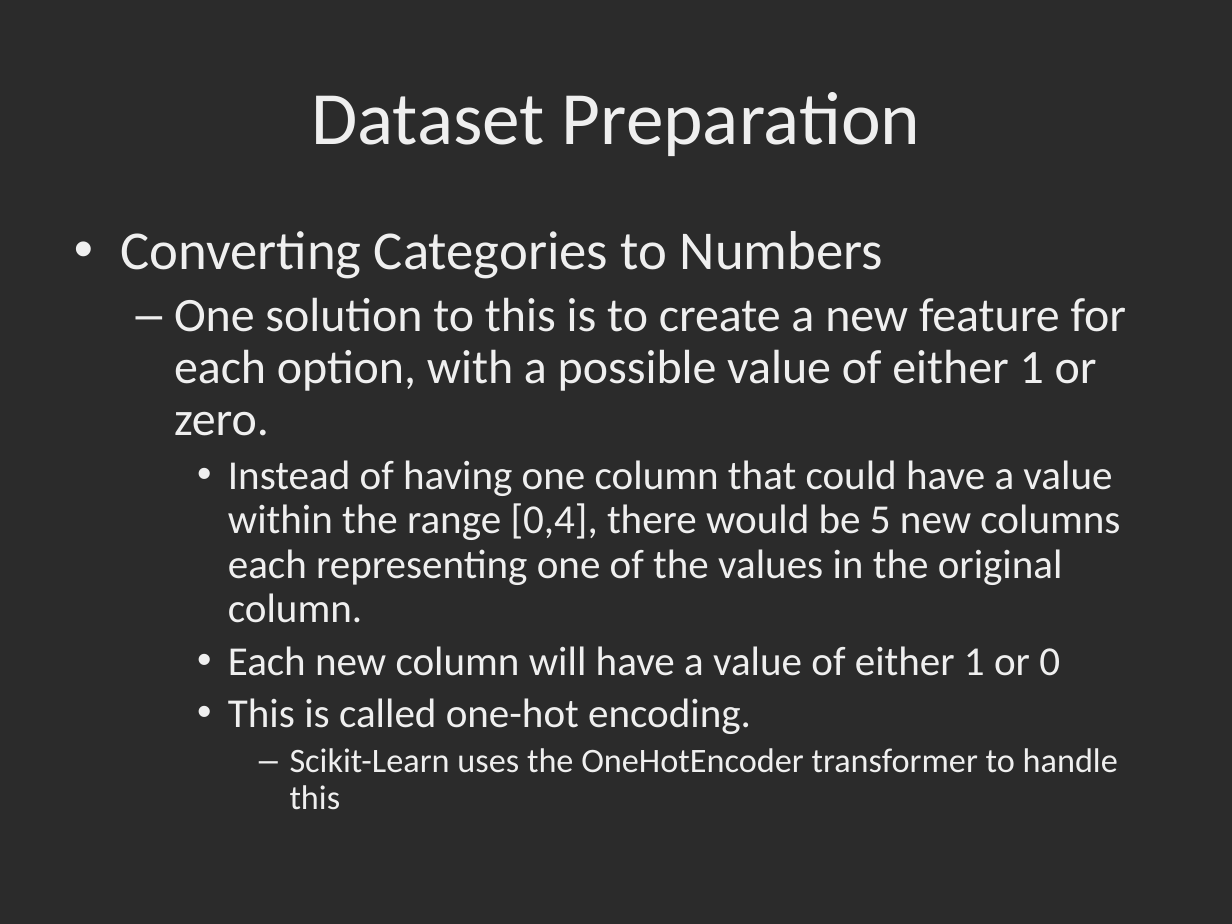
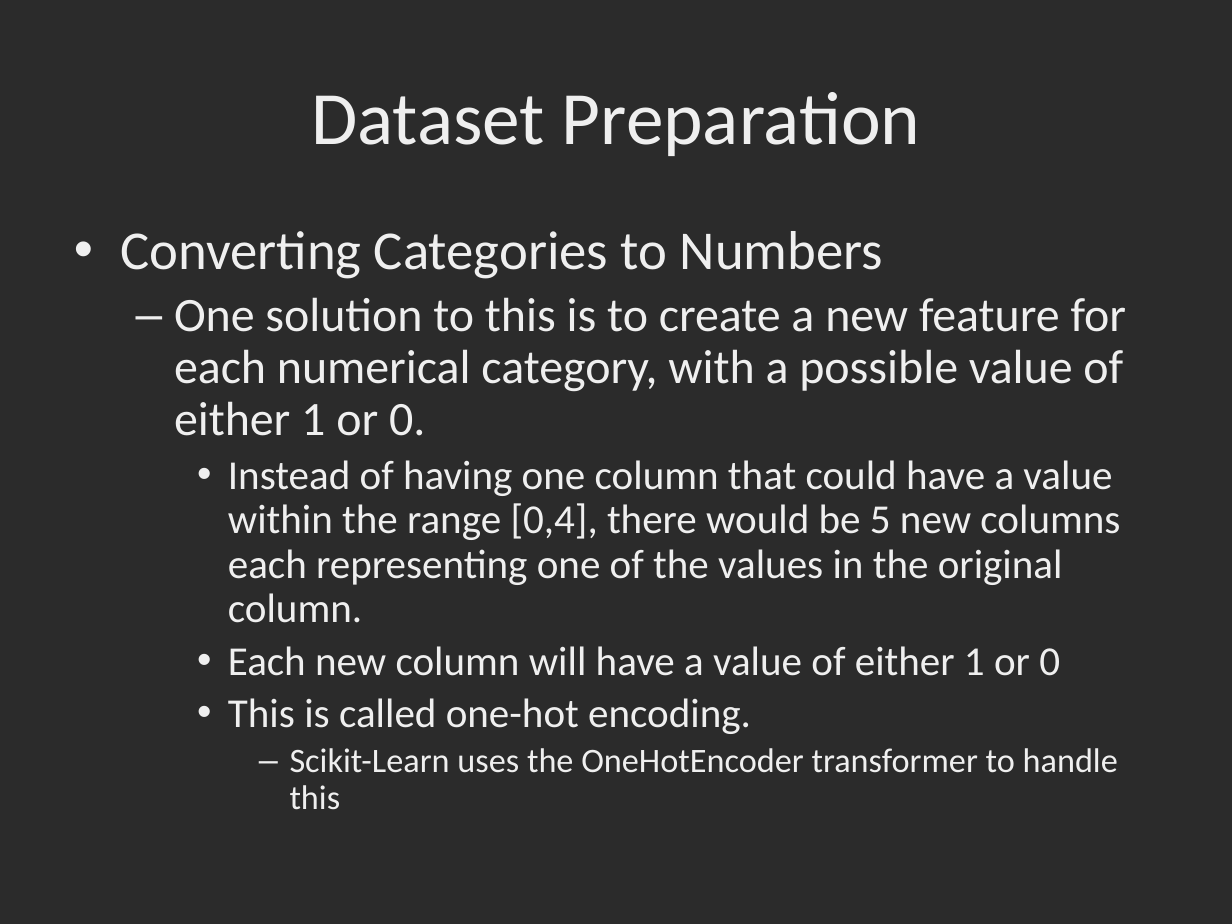
Before and after one commit to dbowmans46/PracticalProgramming, a slide deck: slide 149 of Session 7 - Python/Instructional Material/Session 7 - Python Brief Intro to Machine Learning with Scikit Learn.odp (slide 147 before the commit). Drawn at 1232x924 pixels with LibreOffice and Linux fonts; fonts in the diff are those of the drawing; background and template pictures are left out; a plain dark background stands for a picture behind light text. Boxes give left, top, right and bottom in pixels: in the first picture for what was removed or moved away, otherwise in the second. Text is boxed around its words. In the diff, an @@ line names an element or a change of style, - is before the commit and + after.

Commit message:
String category encoding slides and example code added.  Started slides on adding missing data.

```diff
--- a/Session 7 - Python/Instructional Material/Session 7 - Python Brief Intro to Machine Learning with Scikit Learn.odp
+++ b/Session 7 - Python/Instructional Material/Session 7 - Python Brief Intro to Machine Learning with Scikit Learn.odp
@@ text at [174,297,1126,436]: text changed @@
-  – One solution to this is to create a new feature for each option, with a possible value of either 1 or zero.
+  – One solution to this is to create a new feature for each numerical category, with a possible value of either 1 or 0.
```
Also in this commit, not shown: 8 other slides changed, 5 slides added, 1 slide removed, 1 other file.
